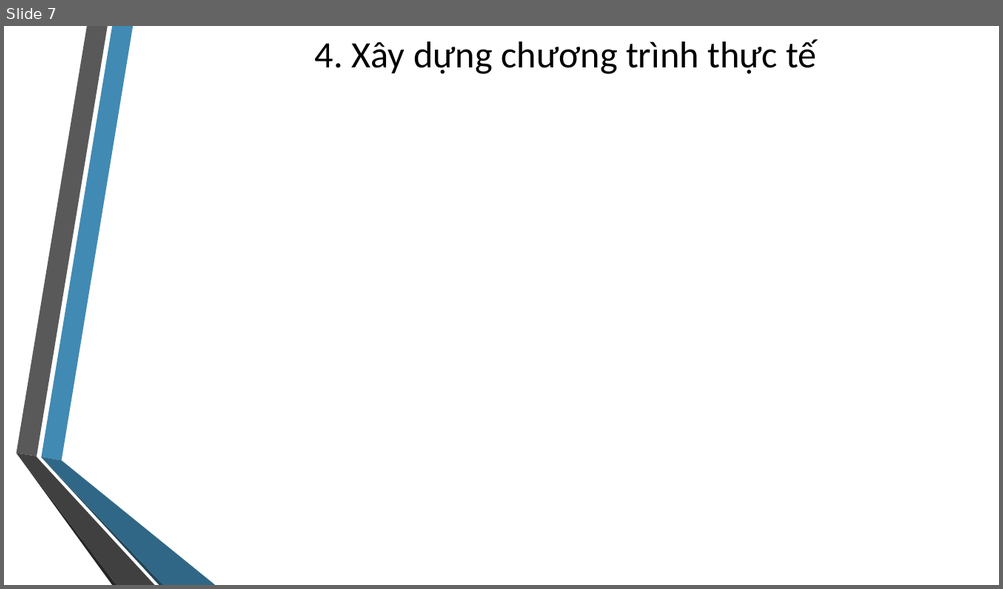
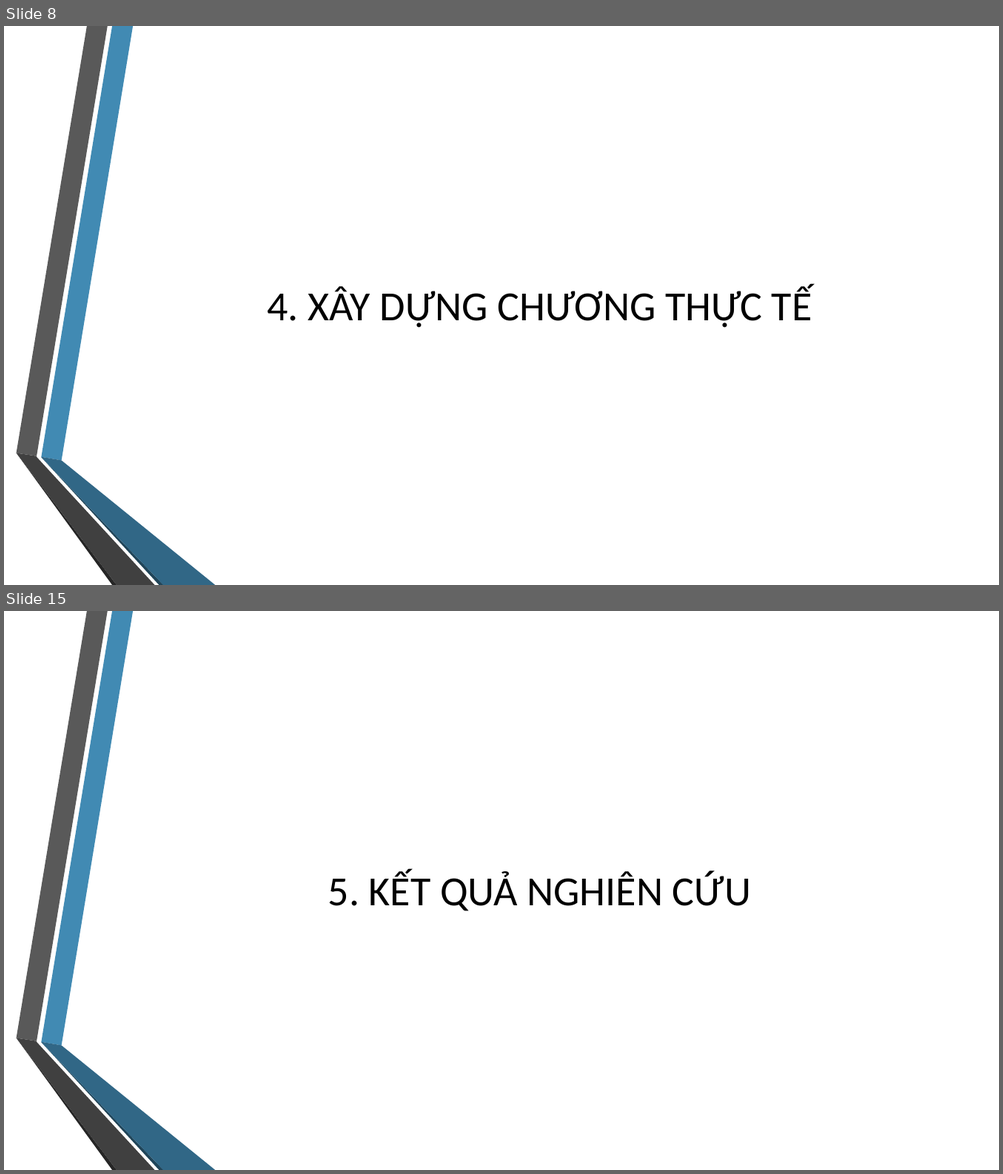
Before and after one commit to quoctrungdh/BaoCaoNCKH-April2016, a slide deck: SlideBaoCao.pptx. Shown one above the other, each under a label of ours: slide 7 before the commit, slides 8 and 15 after it; the slides between them are not shown. The pictures are 1003x589 and 1003x1174 pixels, drawn with LibreOffice and Linux fonts; fonts in the diff are those of the drawing; background and template pictures are left out. Boxes give left, top, right and bottom in pixels: in the first picture for what was removed or moved away, otherwise in the second. Text is boxed around its words. In the diff, an @@ line names an element or a change of style, - is before the commit and + after.

```diff
--- a/SlideBaoCao.pptx
+++ b/SlideBaoCao.pptx
@@ slide 15 added at <box>4,611,999,1170</box>, background picture (left out); not listed: 6 template elements that a slide beside it also shows @@
@@ title added at <box>328,871,751,911</box>, 40 pt, text #000000 @@
+5. KẾT QUẢ NGHIÊN CỨU
@@ what was slide 7 is now slide 8 @@
@@ slide 8 changed as well @@
@@ title at <box>267,286,812,328</box>: text changed; size 36 to 40 pt @@
-4. Xây dựng chương trình thực tế
+4. XÂY DỰNG CHƯƠNG THỰC TẾ
```
Also in this commit, not shown: 4 other slides changed, 9 other slides added, 10 other files.
